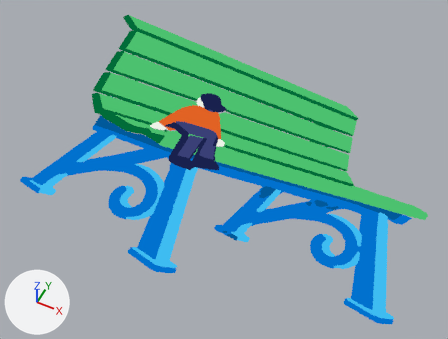
The Blender file sorgenti/panchina/panchina.blend, before and after one commit.
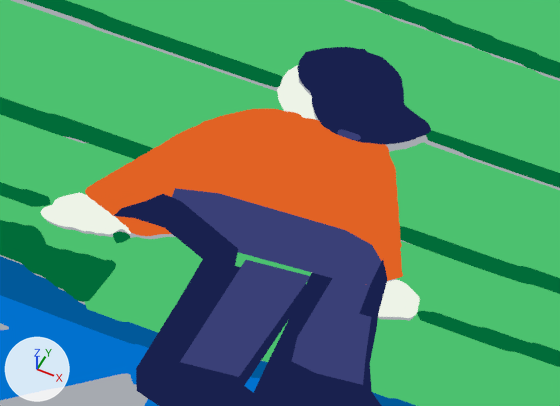
Each version is shown whole from a 50 mm camera at (6.12, -8.09, 6.73) aimed at (3.36, -2.58, -0.16), then close up on the part from 32% to 56% of the width and 25% to 48% of the height. Arrows for +X, +Y and +Z are at lower left; the lights stay in place. The first two pictures are the older version.

In view in the first close-up: 'cosce_chiaro', 'dx_chiaro', 'dx_scuro', 'f_arancio', 'f_bianco', 'f_blu', 'f_blu_sc', 'f_pant_sc', 'f_verde', 'f_verde_sc', 'sx_chiaro', 'sx_scuro' and 3 more.
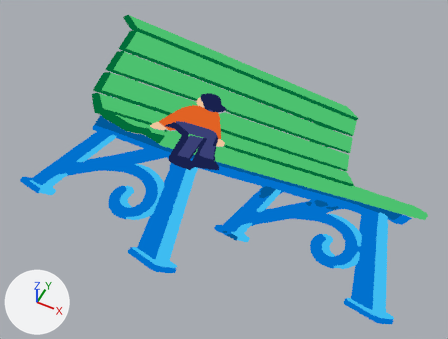
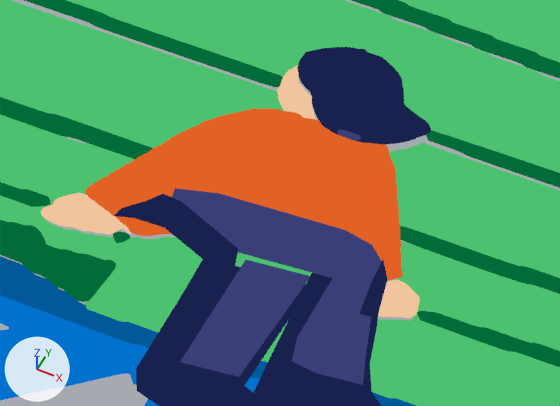
Boxes [x1, y1, x2, y2] around the edits, measured in the close-ups (560 x 406 px):
'f_bianco', recoloured
    both: [40, 65, 420, 318]

The change, as a list of edits to the scene's bpy script:
```text
Change mat_f_bianco:
    mat_f_bianco.base_color: (0.847, 0.896, 0.799) -> (0.871, 0.552, 0.332)  # white #edf3e7 -> beige #f0c49c
```
